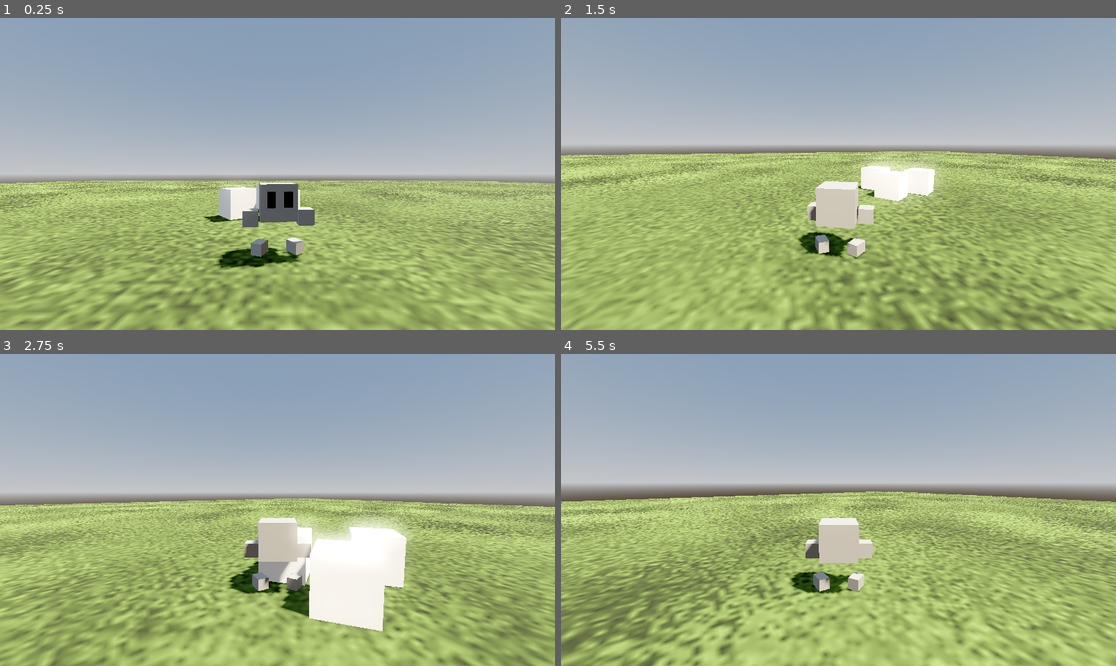
Above: before the commit, frames 1-4 (two rows, left to right).
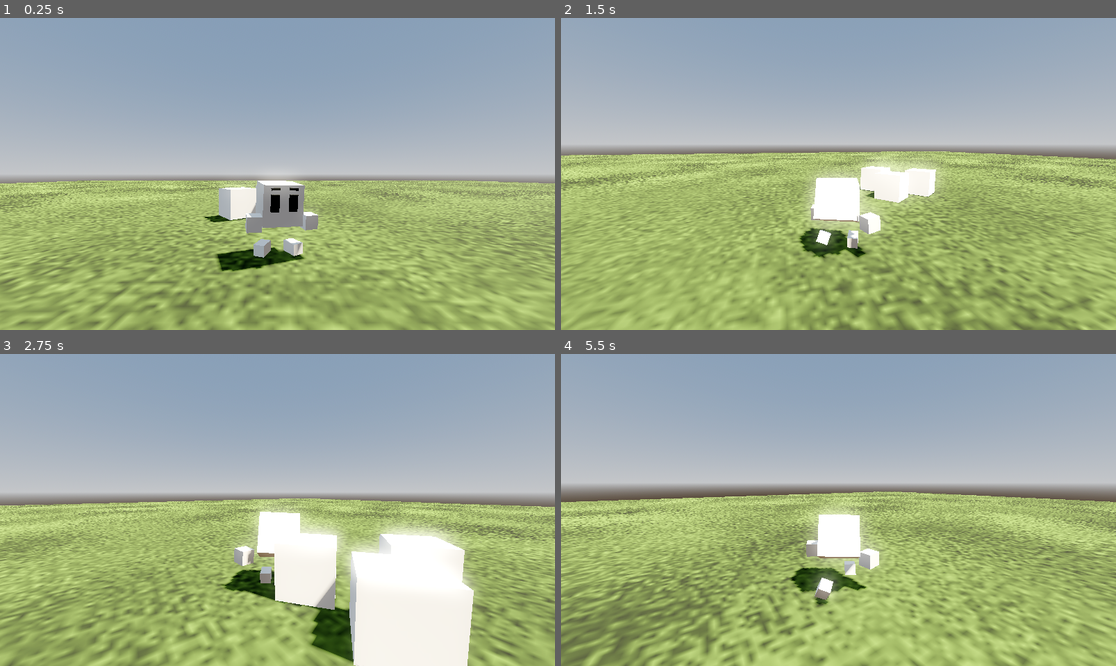
Above: after the commit, the same moments.

Repository: RafaelSPBarbosa/rpg-game-01
Game: Godot game, scene res://scenes/main.tscn
Two runs of this game, one before a commit and one after it. Both use one fixed random seed, a clock stepped at 60 frames per second and the inputs below.
Inputs (mouse positions are in pixels of both pictures, inside the frame that each line leads up to):
- Up to frame 1 (0.25 s): no input
- Up to frame 2 (1.5 s): move the mouse to (960, 158) at 0.52 s; press the mouse at (960, 158) at 0.53 s; hold D (move_right) 0.53-1.28 s; move the mouse to (810, 174) at 1.27 s; release the mouse at (810, 174) at 1.28 s; hold W (move_forward) from 1.28 s (still down); click (810, 174) at 1.35 s
- Up to frame 3 (2.75 s): keep holding W (move_forward); move the mouse to (288, 503) at 2.02 s; press the mouse at (288, 503) at 2.03 s
- Up to frame 4 (5.5 s): keep holding W (move_forward); move the mouse to (832, 516) at 2.77 s; release the mouse at (832, 516) at 2.78 s; click (832, 516) at 2.85 s; move the mouse to (877, 513) at 3.52 s; press the mouse at (877, 513) at 3.53 s; move the mouse to (794, 506) at 4.27 s; release the mouse at (794, 506) at 4.28 s; click (794, 506) at 4.35 s; move the mouse to (844, 510) at 5.02 s; press the mouse at (844, 510) at 5.03 s

The runs differ from the first frame. In frame 1, 2.1% of the frame differs, in the area x 38-58%, y 50-82%; in frame 2, 17%; in frame 3, 26%, in the area x 0-100%, y 46-100%; in frame 4, 23%.

Commit message:
Added animations

Diff:
--- /dev/null
+++ b/Prefabs/Skins/character.tscn
@@ -0,0 +1,59 @@
+[gd_scene load_steps=8 format=3 uid="uid://cpswfllu5mpm6"]
+
+[ext_resource type="PackedScene" uid="uid://bq6yfhffuucob" path="res://Sources/Meshes/Characters/character.fbx" id="1_uiwr8"]
+
+[sub_resource type="AnimationNodeAnimation" id="AnimationNodeAnimation_uiwr8"]
+animation = &"Armature|Idle"
+
+[sub_resource type="AnimationNodeAnimation" id="AnimationNodeAnimation_bndk6"]
+animation = &"Armature|Walking_Forward"
+
+[sub_resource type="AnimationNodeStateMachineTransition" id="AnimationNodeStateMachineTransition_y14h8"]
+advance_mode = 2
+
+[sub_resource type="AnimationNodeStateMachineTransition" id="AnimationNodeStateMachineTransition_uiwr8"]
+xfade_time = 0.2
+
+[sub_resource type="AnimationNodeStateMachineTransition" id="AnimationNodeStateMachineTransition_bndk6"]
+xfade_time = 0.2
+
+[sub_resource type="AnimationNodeStateMachine" id="AnimationNodeStateMachine_7a5ye"]
+states/Idle/node = SubResource("AnimationNodeAnimation_uiwr8")
+states/Idle/position = Vector2(357, 71)
+states/Move/node = SubResource("AnimationNodeAnimation_bndk6")
+states/Move/position = Vector2(608, 71)
+transitions = ["Start", "Idle", SubResource("AnimationNodeStateMachineTransition_y14h8"), "Idle", "Move", SubResource("AnimationNodeStateMachineTransition_uiwr8"), "Move", "Idle", SubResource("AnimationNodeStateMachineTransition_bndk6")]
+
+[node name="character" instance=ExtResource("1_uiwr8")]
+
+[node name="Skeleton3D" parent="Armature" index="0"]
+bones/1/rotation = Quaternion(0, 1.19209e-07, 0, 1)
+bones/2/position = Vector3(0.00426105, 0.00706382, 0.0106241)
+bones/2/rotation = Quaternion(0, -0.234415, 0, 0.972137)
+bones/2/scale = Vector3(1, 1, 1)
+bones/4/position = Vector3(-0.00426106, 0.00706382, 0.0106241)
+bones/4/rotation = Quaternion(0, 0.234415, 0, 0.972137)
+bones/6/position = Vector3(0.0061425, 0.0172339, 0.0106784)
+bones/6/rotation = Quaternion(0.138135, -0.136948, 0.673818, 0.712834)
+bones/6/scale = Vector3(1, 1, 1)
+bones/8/position = Vector3(-0.0061425, 0.0172339, 0.0106784)
+bones/8/rotation = Quaternion(0.138134, 0.136948, -0.673818, 0.712834)
+bones/8/scale = Vector3(1, 1, 1)
+bones/10/position = Vector3(0.0133469, 0.0008995, 0.00495026)
+bones/10/rotation = Quaternion(-0.425326, 0.536053, 0.58614, -0.433804)
+bones/10/scale = Vector3(1, 1, 1)
+bones/12/position = Vector3(-0.0133469, 0.0008995, 0.00495025)
+bones/12/rotation = Quaternion(0.425326, 0.536052, 0.58614, 0.433804)
+bones/12/scale = Vector3(1, 1, 1)
+bones/14/position = Vector3(0, 0.0204763, 0)
+bones/14/rotation = Quaternion(0, 9.09495e-15, 0, 1)
+bones/16/position = Vector3(0.00636407, 0.00267968, -0.00164982)
+bones/16/rotation = Quaternion(-0.172954, 0.534022, 0.682616, -0.467914)
+bones/16/scale = Vector3(1, 1, 1)
+bones/18/position = Vector3(-0.00636407, 0.00267968, -0.00164982)
+bones/18/rotation = Quaternion(0.172954, 0.534022, 0.682616, 0.467914)
+bones/18/scale = Vector3(1, 1, 1)
+
+[node name="AnimationTree" type="AnimationTree" parent="." index="2"]
+tree_root = SubResource("AnimationNodeStateMachine_7a5ye")
+anim_player = NodePath("../AnimationPlayer")
--- a/Scripts/Player/PlayerMovement.gd
+++ b/Scripts/Player/PlayerMovement.gd
@@ -3,13 +3,14 @@
 
 @export_group("Movement")
 @export var move_speed := 5.0
-@export var acceleration := 20.0
+@export var acceleration := 40.0
 @export var rotation_speed := 12.0
 
 var _last_movement_direction := Vector3.BACK
 
 @onready var _camera: Camera3D = $"../CameraPivot/SpringArm3D/Camera"
-@onready var _skin = $Skin
+@onready var _skin = $"Skin"
+@onready var _skin_character = $"Skin/character"
 
 func _physics_process(delta):
 	var raw_input := Input.get_vector("move_left","move_right","move_forward","move_backwards")
@@ -27,3 +28,9 @@
 		_last_movement_direction = move_direction
 	var target_angle := Vector3.BACK.signed_angle_to(_last_movement_direction, Vector3.UP)
 	_skin.global_rotation.y = lerp_angle(_skin.rotation.y, target_angle, rotation_speed * delta)
+
+	var ground_speed := velocity.length()
+	if ground_speed > 0.2:
+		_skin_character.move()
+	else:
+		_skin_character.idle()
--- /dev/null
+++ b/Scripts/Player/character_skin.gd
@@ -0,0 +1,22 @@
+extends Node
+
+@onready var animation_tree = $AnimationTree
+@onready var state_machine: AnimationNodeStateMachinePlayback = animation_tree.get("parameters/playback")
+
+func idle():
+	state_machine.travel("Idle")
+
+func move():
+	state_machine.travel("Move")
+
+func attack():
+	state_machine.travel("Attack")
+
+func take_damage():
+	state_machine.travel("Take Damage")
+
+func die():
+	state_machine.travel("Die")
+
+func talk():
+	state_machine.travel("Talk")
--- a/scenes/main.tscn
+++ b/scenes/main.tscn
@@ -3,9 +3,10 @@
 [ext_resource type="Material" uid="uid://bbpq7sqphowlw" path="res://Sources/Materials/gray.tres" id="1_o5qli"]
 [ext_resource type="Material" uid="uid://j4c4es30vthd" path="res://Sources/Materials/grass.tres" id="2_0wfyh"]
 [ext_resource type="Script" uid="uid://b03io5xk8qkyb" path="res://Scripts/Player/Player.gd" id="3_jyhfs"]
-[ext_resource type="Material" uid="uid://dur61ko0cxbpa" path="res://Sources/Materials/black.tres" id="3_sugp2"]
 [ext_resource type="Script" uid="uid://ck0jeoayjtnu7" path="res://Scripts/Player/PlayerMovement.gd" id="4_tbgi4"]
 [ext_resource type="Script" uid="uid://c1gfibua1ldhh" path="res://Scripts/Player/PlayerCamera.gd" id="4_tefeu"]
+[ext_resource type="Script" uid="uid://xnn6yc5vklyr" path="res://Scripts/Player/character_skin.gd" id="7_o6xl0"]
+[ext_resource type="PackedScene" uid="uid://cpswfllu5mpm6" path="res://Prefabs/Skins/character.tscn" id="8_tipki"]
 
 [sub_resource type="BoxMesh" id="BoxMesh_sgp6g"]
 
@@ -39,8 +40,6 @@
 [sub_resource type="SphereShape3D" id="SphereShape3D_tefeu"]
 
 [sub_resource type="CapsuleShape3D" id="CapsuleShape3D_0wfyh"]
-
-[sub_resource type="BoxMesh" id="BoxMesh_jyhfs"]
 
 [node name="Root" type="Node3D"]
 
@@ -108,39 +107,6 @@
 [node name="Skin" type="Node3D" parent="Player/Body"]
 transform = Transform3D(-1, 0, 8.74228e-08, 0, 1, 0, -8.74228e-08, 0, -1, 0, 0, 0)
 
-[node name="Body" type="MeshInstance3D" parent="Player/Body/Skin"]
-transform = Transform3D(-0.684885, 0, 5.98746e-08, 0, 0.684885, 0, -5.98746e-08, 0, -0.684885, -0.00495656, 0.997934, -0.0251773)
-mesh = SubResource("BoxMesh_jyhfs")
-skeleton = NodePath("../..")
-
-[node name="HandR" type="MeshInstance3D" parent="Player/Body/Skin"]
-transform = Transform3D(-0.287733, 0, 2.51544e-08, 0, 0.287733, 0, -2.51544e-08, 0, -0.287733, -0.520497, 0.728945, 0.199001)
-mesh = SubResource("BoxMesh_jyhfs")
-skeleton = NodePath("../..")
-
-[node name="HandL" type="MeshInstance3D" parent="Player/Body/Skin"]
-transform = Transform3D(-0.287733, 0, 2.51544e-08, 0, 0.287733, 0, -2.51544e-08, 0, -0.287733, 0.499879, 0.728945, 0.199001)
-mesh = SubResource("BoxMesh_jyhfs")
-skeleton = NodePath("../..")
-
-[node name="EyeL" type="MeshInstance3D" parent="Player/Body/Skin"]
-transform = Transform3D(-0.150377, 0, 5.35894e-09, 0, 0.290392, 0, -1.31464e-08, 0, -0.0612991, 0.160278, 1.06839, 0.350357)
-material_override = ExtResource("3_sugp2")
-mesh = SubResource("BoxMesh_jyhfs")
-skeleton = NodePath("../..")
-
-[node name="EyeR" type="MeshInstance3D" parent="Player/Body/Skin"]
-transform = Transform3D(-0.150377, 0, 5.35894e-09, 0, 0.290392, 0, -1.31464e-08, 0, -0.0612991, -0.142459, 1.06839, 0.350357)
-material_override = ExtResource("3_sugp2")
-mesh = SubResource("BoxMesh_jyhfs")
-skeleton = NodePath("../..")
-
-[node name="FootL" type="MeshInstance3D" parent="Player/Body/Skin"]
-transform = Transform3D(-0.186027, 0, -0.14891, 0, 0.224023, 0, 0.104603, 0, -0.264823, 0.341362, 0.113758, 0.0354815)
-mesh = SubResource("BoxMesh_jyhfs")
-skeleton = NodePath("../..")
-
-[node name="FootR" type="MeshInstance3D" parent="Player/Body/Skin"]
-transform = Transform3D(-0.186116, 0, 0.148683, 0, 0.224023, 0, -0.104443, 0, -0.264951, -0.350957, 0.114, 0.0358226)
-mesh = SubResource("BoxMesh_jyhfs")
-skeleton = NodePath("../..")
+[node name="character" parent="Player/Body/Skin" instance=ExtResource("8_tipki")]
+transform = Transform3D(0.377, 0, 0, 0, 0.377, 0, 0, 0, 0.377, 0, 0, 0)
+script = ExtResource("7_o6xl0")
Not shown, added: Scripts/Player/character_skin.gd.uid
Binary file added: Sources/Meshes/Characters/character.fbx
Not shown, added: Sources/Meshes/Characters/character.fbx.import
